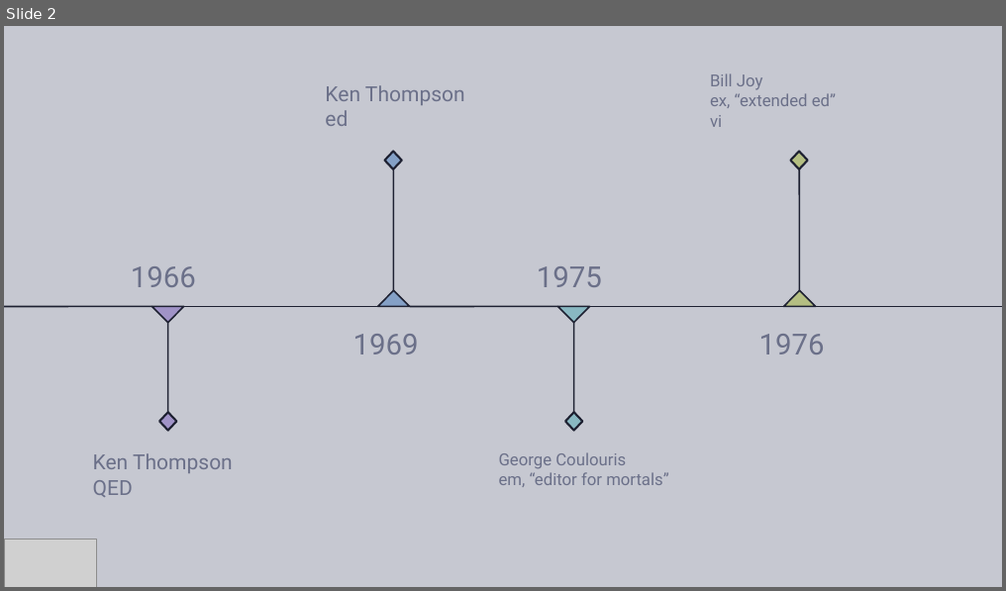
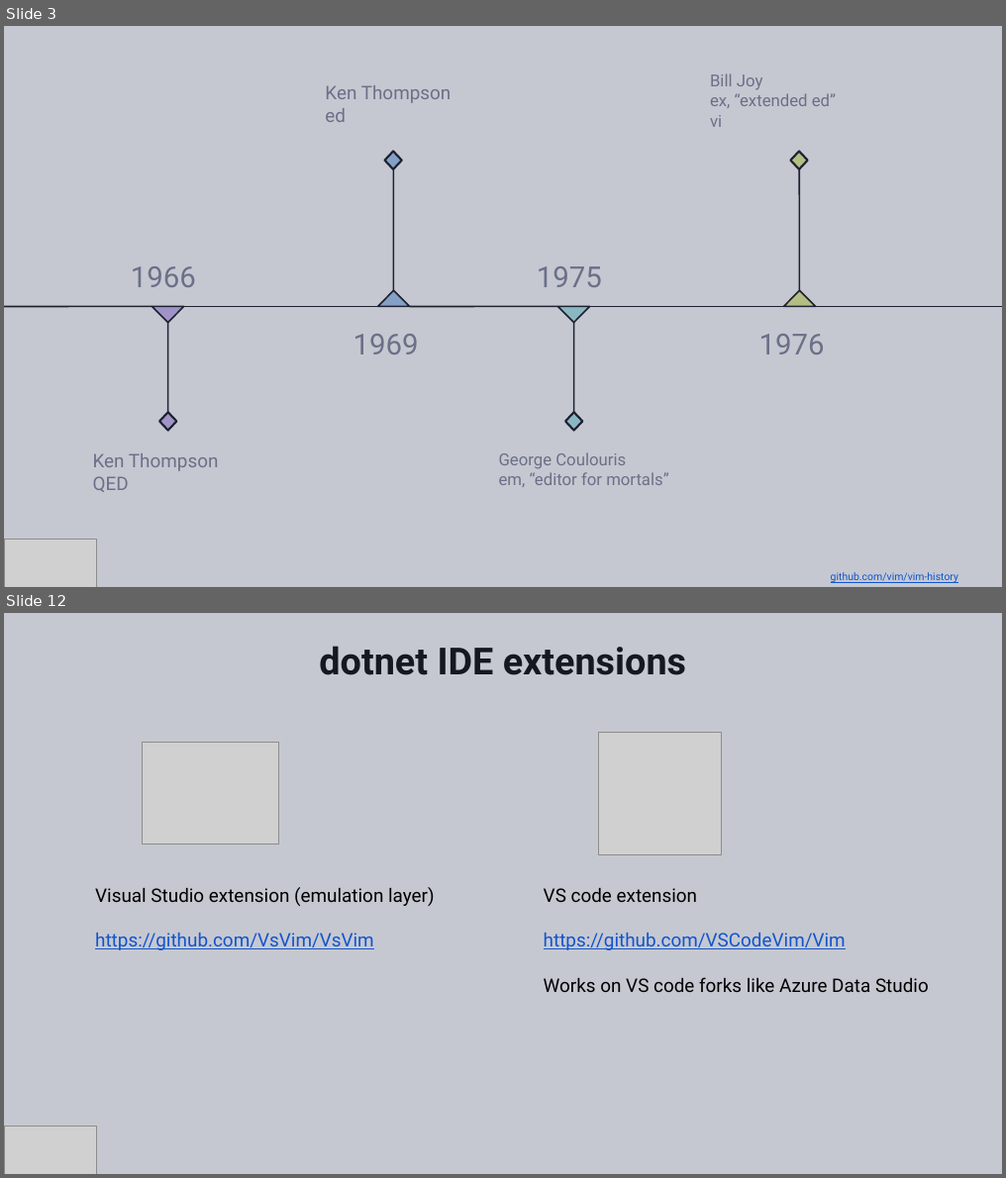
Before and after one commit to Ungerfall/ungerfall.github.io, a slide deck: presentation/vim/vim-in-dotnet.pptx. Shown one above the other, each under a label of ours: slide 2 before the commit, slides 3 and 12 after it; the slides between them are not shown. The pictures are 1006x591 and 1006x1178 pixels, drawn with LibreOffice and Linux fonts; fonts in the diff are those of the drawing; grey boxes stand for pictures; background and template pictures are left out. Boxes give left, top, right and bottom in pixels: in the first picture for what was removed or moved away, otherwise in the second. Text is boxed around its words. In the diff, an @@ line names an element or a change of style, - is before the commit and + after.

```diff
--- a/presentation/vim/vim-in-dotnet.pptx
+++ b/presentation/vim/vim-in-dotnet.pptx
@@ slide 12 added at [4,613,1002,1174], background #C6C8D1 @@
@@ title added at [319,646,686,675], 36 pt, text #161821, bold @@
+dotnet IDE extensions
@@ picture added at [143,743,279,845] @@
@@ picture added at [598,732,721,855] @@
@@ text added at [95,887,435,951], 18 pt, text #000000 @@
+Visual Studio extension (emulation layer)
+https://github.com/VsVim/VsVim
@@ text added at [544,888,929,992], 18 pt, text #000000 @@
+VS code extension
+https://github.com/VSCodeVim/Vim
+Works on VS code forks like Azure Data Studio
@@ picture added at [4,1127,97,1174] @@
@@ what was slide 2 is now slide 3 @@
@@ slide 3 changed as well @@
@@ text "Ken Thompson" at [325,85,451,122]: size 20 to 18 pt @@
@@ text "Ken Thompson" at [93,454,219,492]: size 20 to 18 pt @@
@@ text added at [831,572,958,583], 10 pt, text #1155CC, underline @@
+github.com/vim/vim-history
```
Also in this commit, not shown: 23 other slides added, 1 slide removed.
